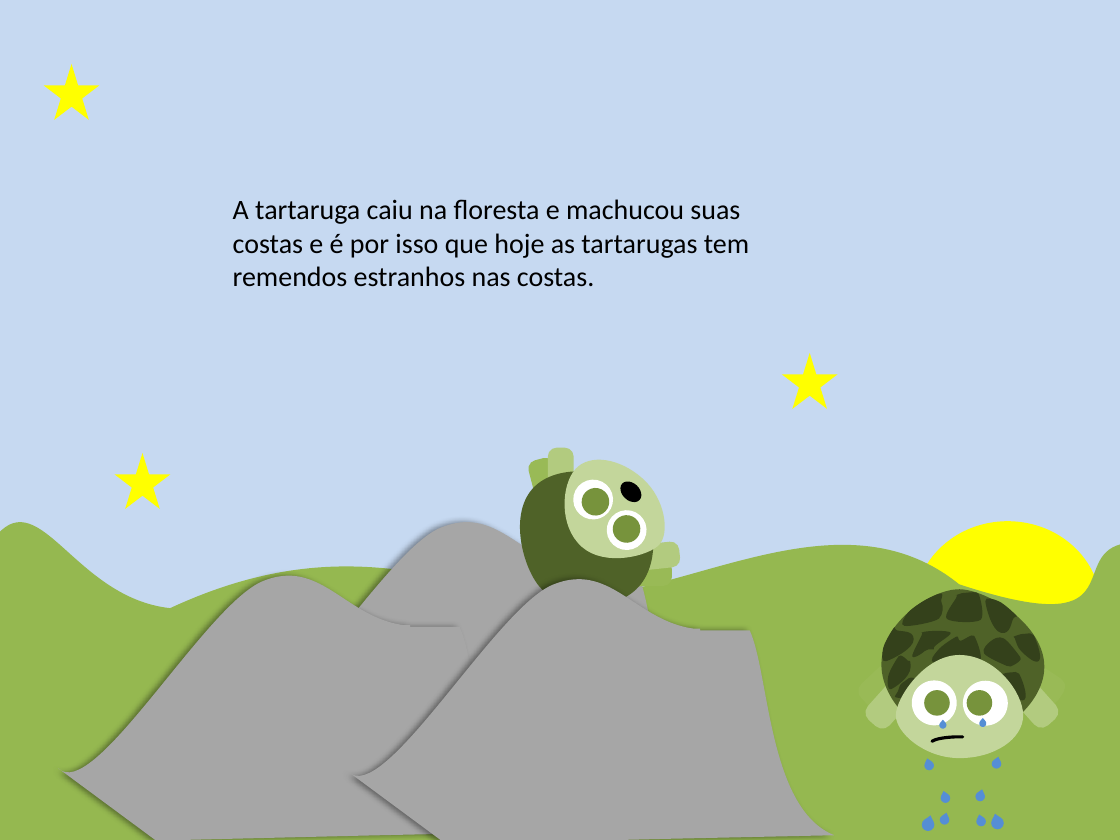
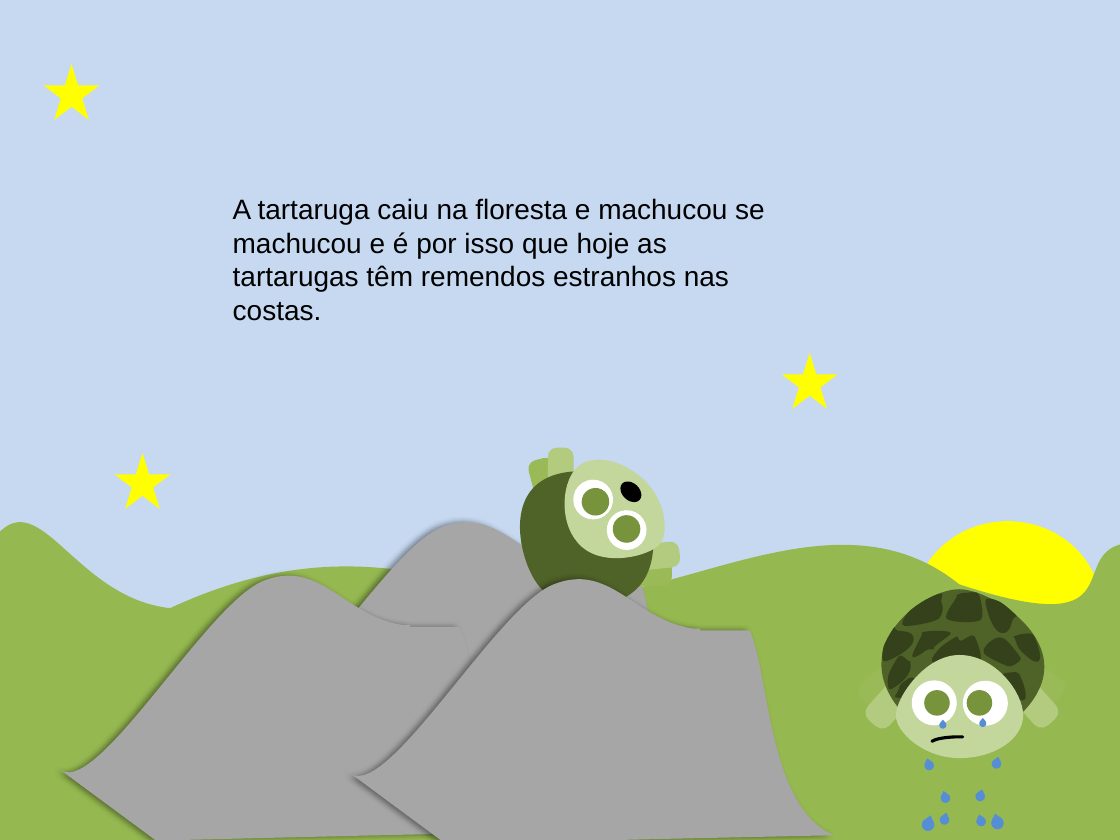
Before and after one commit to gustavoFG28/Ludit, a slide deck: slide 55 of Historias/fundos.pptx. Drawn at 1120x840 pixels with LibreOffice and Linux fonts; fonts in the diff are those of the drawing. Boxes give left, top, right and bottom in pixels: in the first picture for what was removed or moved away, otherwise in the second. Text is boxed around its words. In the diff, an @@ line names an element or a change of style, - is before the commit and + after.

```diff
--- a/Historias/fundos.pptx
+++ b/Historias/fundos.pptx
@@ text at (233, 198, 765, 292): text changed; font Calibri to Arial @@
-A tartaruga caiu na floresta e machucou suas costas e é por isso que hoje as tartarugas tem remendos estranhos nas costas.
+A tartaruga caiu na floresta e machucou se machucou e é por isso que hoje as tartarugas têm remendos estranhos nas costas.
```
Also in this commit, not shown: 54 other slides changed.
